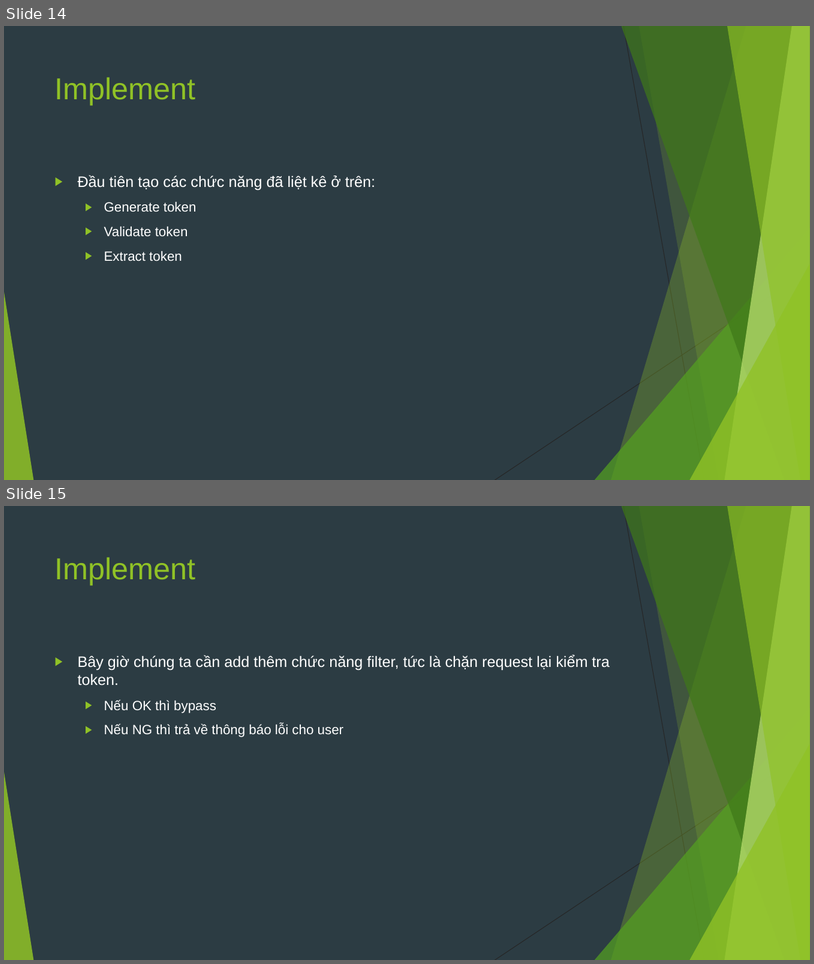
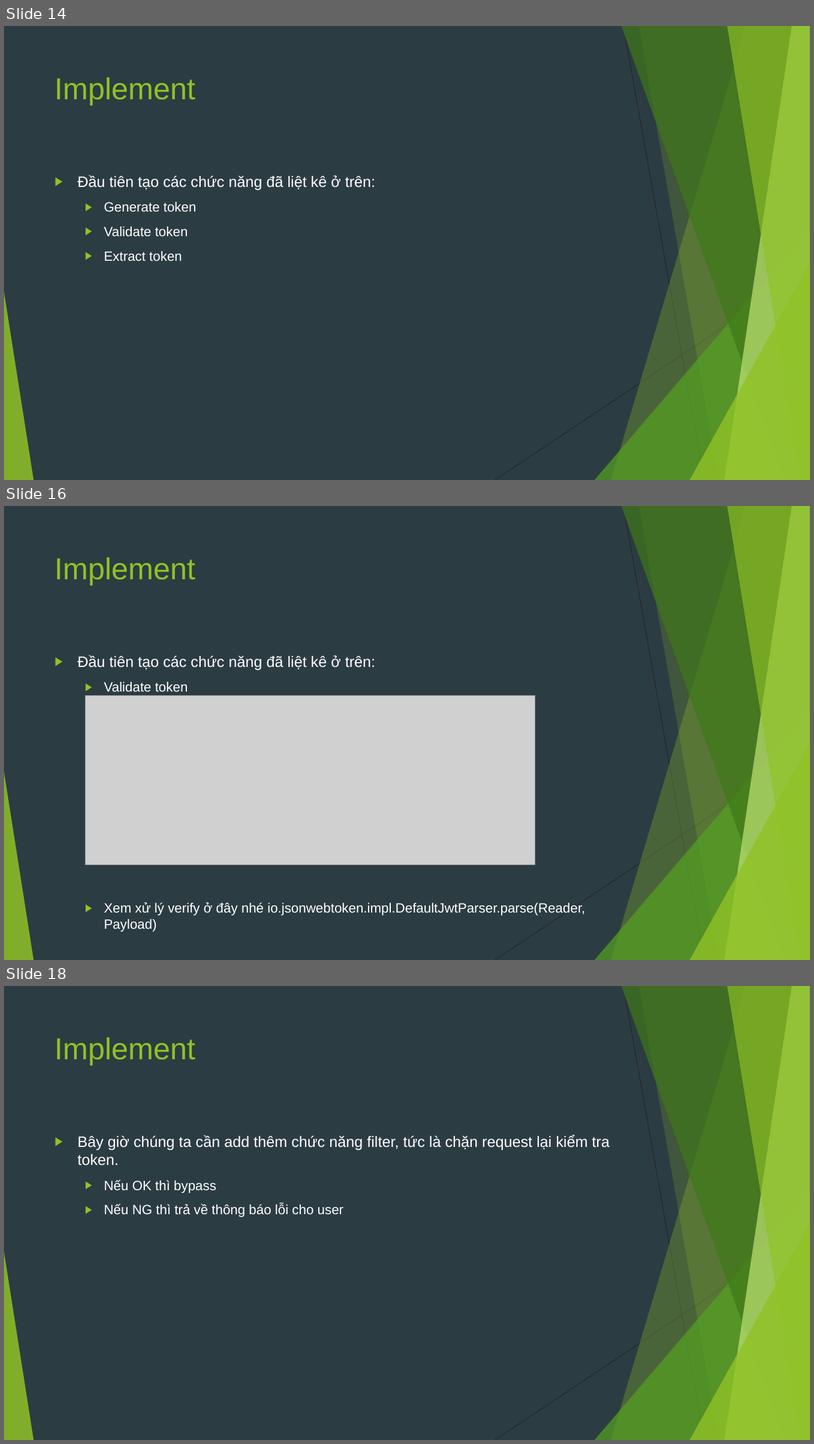
Before and after one commit to sobbingwind/SpringBoot, a slide deck: 11.Spring Security JWT.pptx. Shown one above the other, each under a label of ours: slides 14 and 15 before the commit, slides 14, 16 and 18 after it; the slides between them are not shown. The pictures are 814x964 and 814x1444 pixels, drawn with LibreOffice and Linux fonts; fonts in the diff are those of the drawing; grey boxes stand for pictures. Boxes give left, top, right and bottom in pixels: in the first picture for what was removed or moved away, otherwise in the second. Text is boxed around its words. In the diff, an @@ line names an element or a change of style, - is before the commit and + after.

```diff
--- a/11.Spring Security JWT.pptx
+++ b/11.Spring Security JWT.pptx
@@ slide 16 added at (4,506,810,960), background #2C3C43; not listed: 10 template elements that a slide beside it also shows @@
@@ title added at (55,557,196,585), 36 pt, text #90C226 @@
+Implement
@@ text added at (78,655,585,931), 16 pt, text #FFFFFF @@
+▶ Đầu tiên tạo các chức năng đã liệt kê ở trên:
+  ▶ Validate token
+  ▶ Xem xử lý verify ở đây nhé io.jsonwebtoken.impl.DefaultJwtParser.parse(Reader, Payload)
@@ picture added at (86,696,536,864) @@
@@ what was slide 15 is now slide 18 @@
```
Also in this commit, not shown: 2 slides changed, 23 other slides added.
